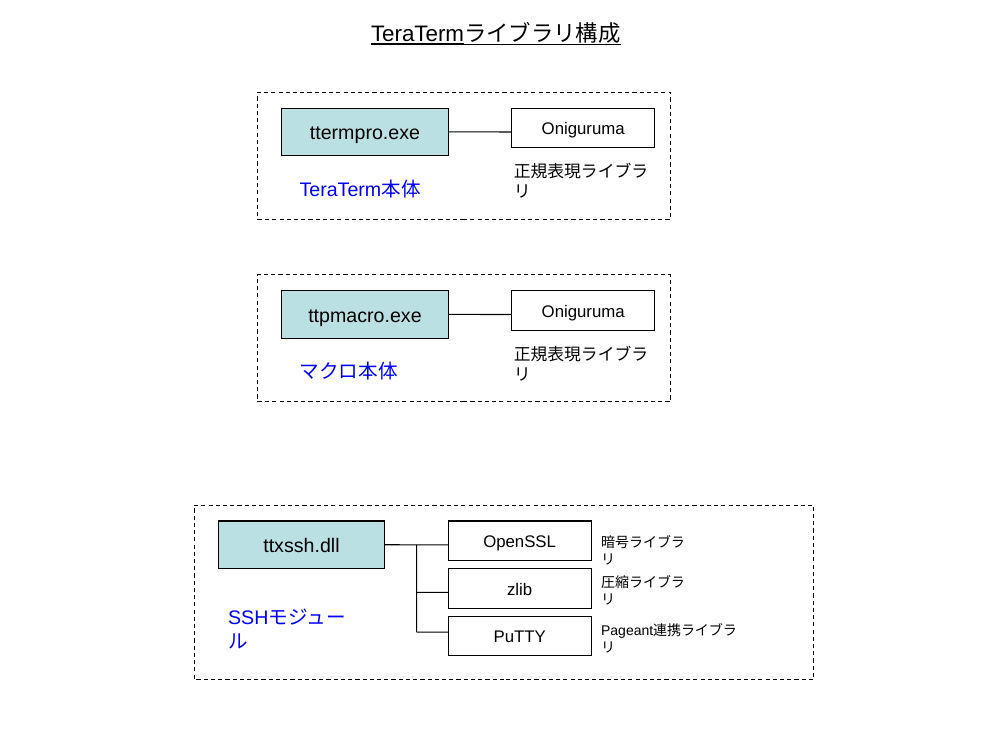
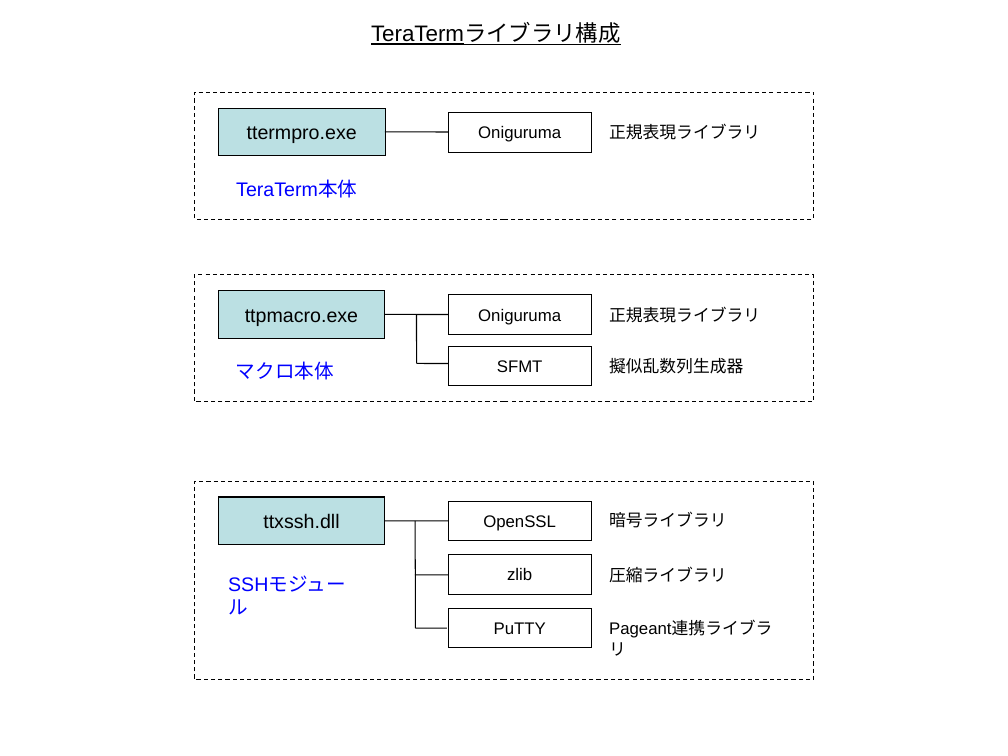
Before and after one commit to TeraTermProject/teraterm, a slide deck: slide 1 of doc/ja/html/reference/image/library_relation.ppt. Drawn at 1008x756 pixels with LibreOffice and Linux fonts; fonts in the diff are those of the drawing. Boxes give left, top, right and bottom in pixels: in the first picture for what was removed or moved away, otherwise in the second. Text is boxed around its words. In the diff, an @@ line names an element or a change of style, - is before the commit and + after.

Commit message:
ライブラリについての説明を修正
- SMFTについて追記
- 説明の主語を統一
- 説明内容を調整
- 画像サイズを統一

```diff
--- a/doc/ja/html/reference/image/library_relation.ppt
+++ b/doc/ja/html/reference/image/library_relation.ppt
@@ rectangle: place and size @@
-rectangle at (258, 92, 670, 219)
+rectangle at (195, 92, 813, 219)
@@ rectangle "Oniguruma": place and size @@
-rectangle "Oniguruma" at (512, 108, 655, 147)
+rectangle "Oniguruma" at (449, 112, 592, 151)
@@ text "正規表現ライブラリ" rewrapped from (514, 163, 648, 198) to (609, 123, 760, 140) @@
@@ rectangle: place and size @@
-rectangle at (258, 275, 670, 402)
+rectangle at (195, 275, 813, 402)
@@ rectangle "Oniguruma": place and size @@
-rectangle "Oniguruma" at (512, 290, 655, 330)
+rectangle "Oniguruma" at (449, 294, 592, 334)
@@ text "正規表現ライブラリ" rewrapped from (514, 346, 648, 381) to (609, 306, 760, 323) @@
@@ 2 rectangles, 2 texts, 2 lines: place and size @@
-2 rectangles, 2 texts, 2 lines at (282, 108, 512, 380)
+2 rectangles, 2 texts, 2 lines at (218, 108, 449, 380)
@@ line added from (416, 314) to (416, 364), #000000 0.74 pt @@
@@ rectangle added at (449, 346, 592, 385), outline #000000 0.74 pt, 12 pt, text #000000 @@
+SFMT
@@ text added at (609, 358, 743, 374), 12 pt, text #000000 @@
+擬似乱数列生成器
@@ line added from (416, 364) to (449, 364), #000000 0.74 pt @@
@@ rectangle: place and size @@
-rectangle at (195, 505, 813, 679)
+rectangle at (195, 481, 813, 679)
@@ rectangle "ttxssh.dll": place and size @@
-rectangle "ttxssh.dll" at (218, 521, 384, 569)
+rectangle "ttxssh.dll" at (218, 497, 384, 544)
@@ rectangle "OpenSSL": place and size @@
-rectangle "OpenSSL" at (449, 521, 592, 560)
+rectangle "OpenSSL" at (449, 501, 592, 540)
@@ size 10 to 12 pt; more space between paragraphs in 3 elements at (599, 613, 797, 663), (609, 566, 726, 583), (609, 511, 726, 528) @@
@@ text "暗号ライブラリ": place and size @@
-text "暗号ライブラリ" at (601, 535, 685, 565)
+text "暗号ライブラリ" at (609, 511, 726, 528)
@@ line moved from (385, 544) - (449, 544) to (385, 521) - (449, 521) @@
@@ line moved from (416, 544) - (416, 632) to (415, 521) - (415, 628) @@
@@ text "SSHモジュール": place and size @@
-text "SSHモジュール" at (218, 600, 369, 657)
+text "SSHモジュール" at (218, 566, 369, 624)
@@ rectangle "zlib": place and size @@
-rectangle "zlib" at (449, 569, 592, 608)
+rectangle "zlib" at (449, 554, 592, 594)
@@ text "圧縮ライブラリ": place and size @@
-text "圧縮ライブラリ" at (601, 575, 685, 605)
+text "圧縮ライブラリ" at (609, 566, 726, 583)
@@ line moved from (416, 593) - (449, 593) to (415, 575) - (449, 575) @@
@@ line moved from (416, 632) - (449, 632) to (415, 628) - (447, 628) @@
@@ rectangle "PuTTY": place and size @@
-rectangle "PuTTY" at (449, 616, 592, 655)
+rectangle "PuTTY" at (449, 608, 592, 647)
@@ text "Pageant連携ライブラリ": place and size @@
-text "Pageant連携ライブラリ" at (592, 616, 750, 660)
+text "Pageant連携ライブラリ" at (599, 613, 797, 663)
```
Also in this commit, not shown: 6 other files.
